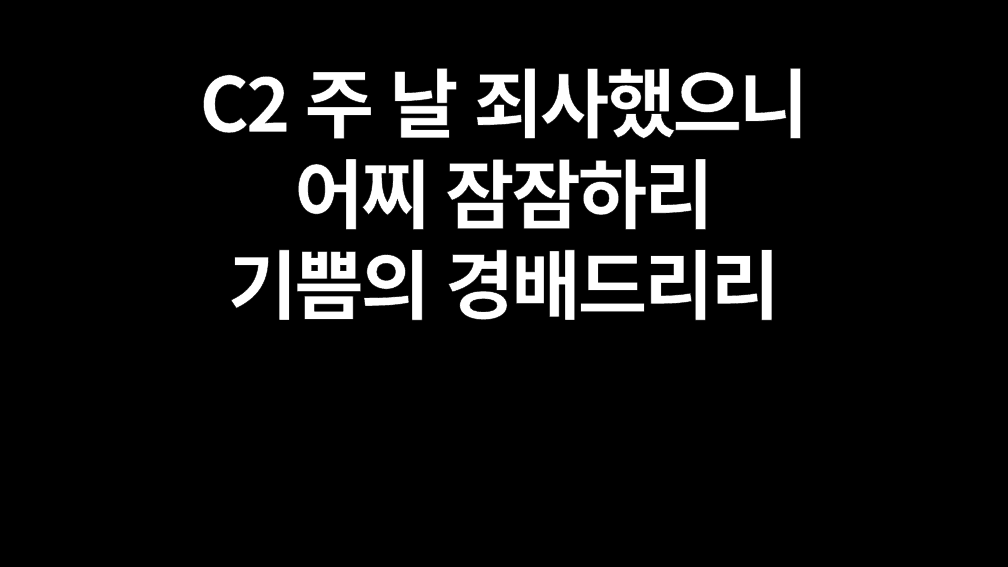
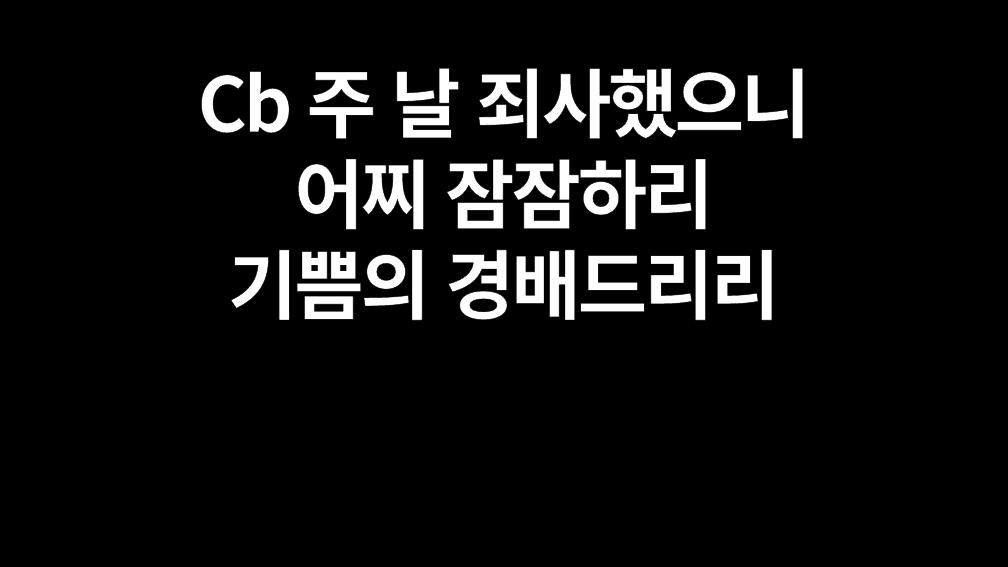
Before and after one commit to JohnHaan/lyrics-generator, a slide deck: slide 5 of songs/song-02/song.pptx (slide 6 before the commit). Drawn at 1008x567 pixels with LibreOffice and Linux fonts; fonts in the diff are those of the drawing. Boxes give left, top, right and bottom in pixels: in the first picture for what was removed or moved away, otherwise in the second. Text is boxed around its words. In the diff, an @@ line names an element or a change of style, - is before the commit and + after.

```diff
--- a/songs/song-02/song.pptx
+++ b/songs/song-02/song.pptx
@@ text at (197,68,810,139): text changed @@
-C2 주 날 죄사했으니
+Cb 주 날 죄사했으니
```
Also in this commit, not shown: 2 other slides changed, 1 slide removed, 11 other files.
